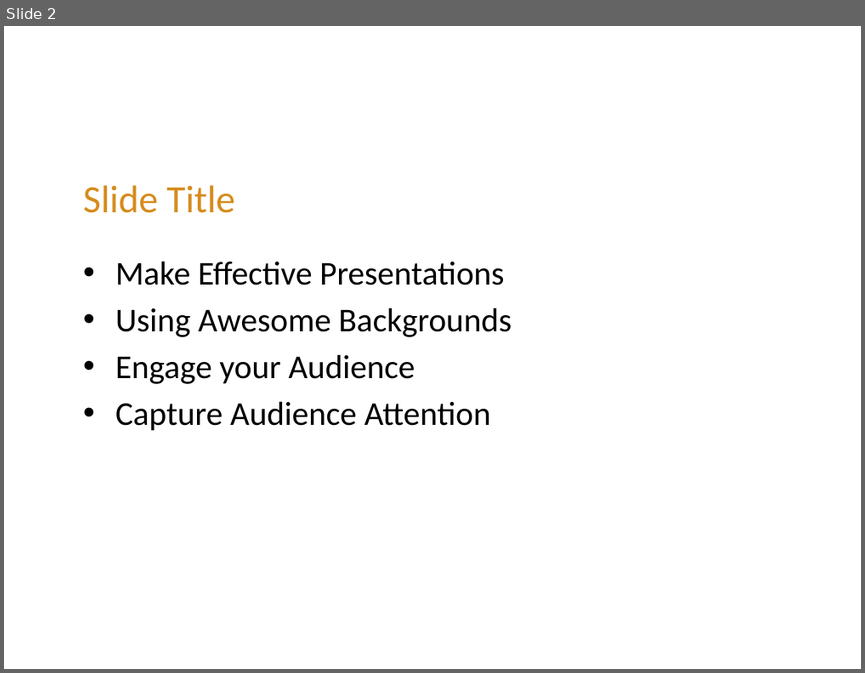
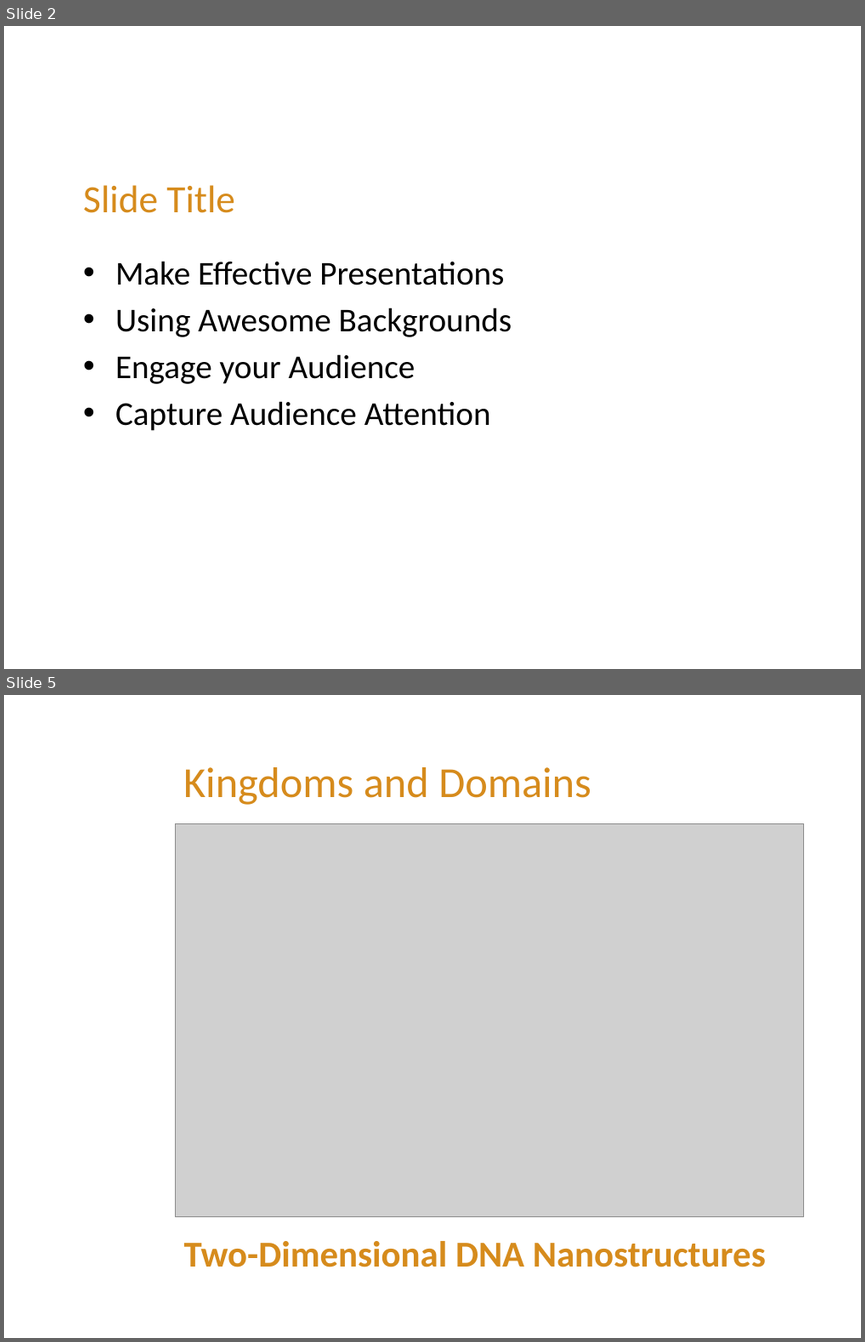
Before and after one commit to FeedMapping/Schema, a slide deck: slide/ppt/Mapping-Out.pptx. Shown one above the other, each under a label of ours: slide 2 before the commit, slides 2 and 5 after it; the slides between them are not shown. The pictures are 865x673 and 865x1342 pixels, drawn with LibreOffice and Linux fonts; fonts in the diff are those of the drawing; grey boxes stand for pictures; background and template pictures are left out. Boxes give left, top, right and bottom in pixels: in the first picture for what was removed or moved away, otherwise in the second. Text is boxed around its words. In the diff, an @@ line names an element or a change of style, - is before the commit and + after.

```diff
--- a/slide/ppt/Mapping-Out.pptx
+++ b/slide/ppt/Mapping-Out.pptx
@@ slide 5 added at [4,695,861,1338], background picture (left out) @@
@@ title added at [183,767,591,805], 36 pt, text #D68B1C @@
+Kingdoms and Domains
@@ picture added at [176,823,803,1216] @@
@@ text added at [184,1241,766,1267], 30.6 pt, text #D68B1C, bold @@
+Two-Dimensional DNA Nanostructures
```
Also in this commit, not shown: 25 other slides added, 2 slides removed, 1 other file.
